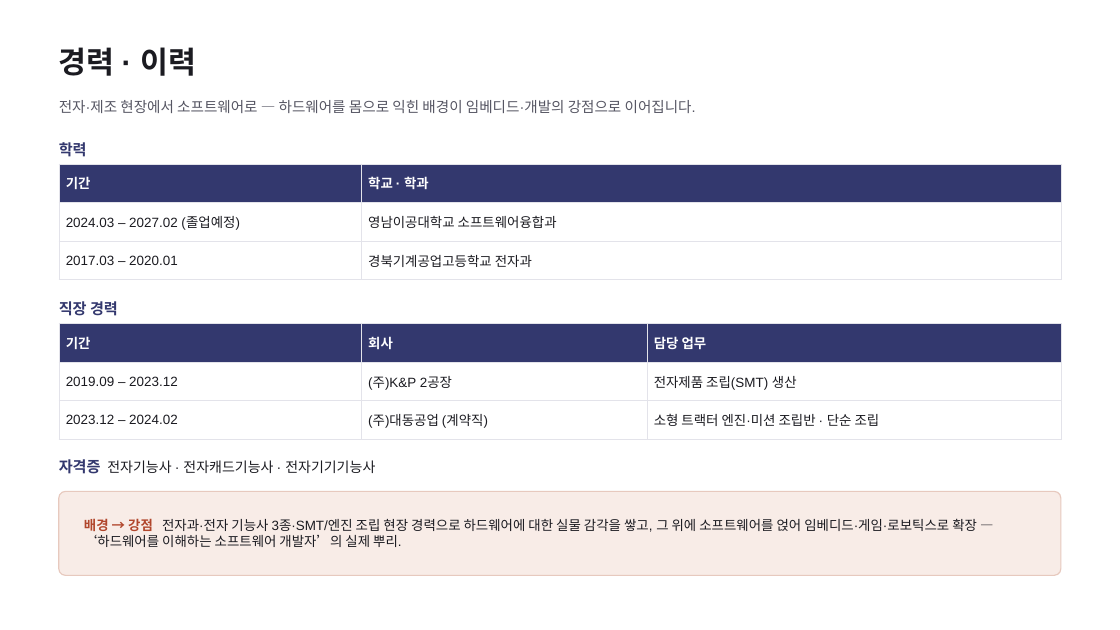
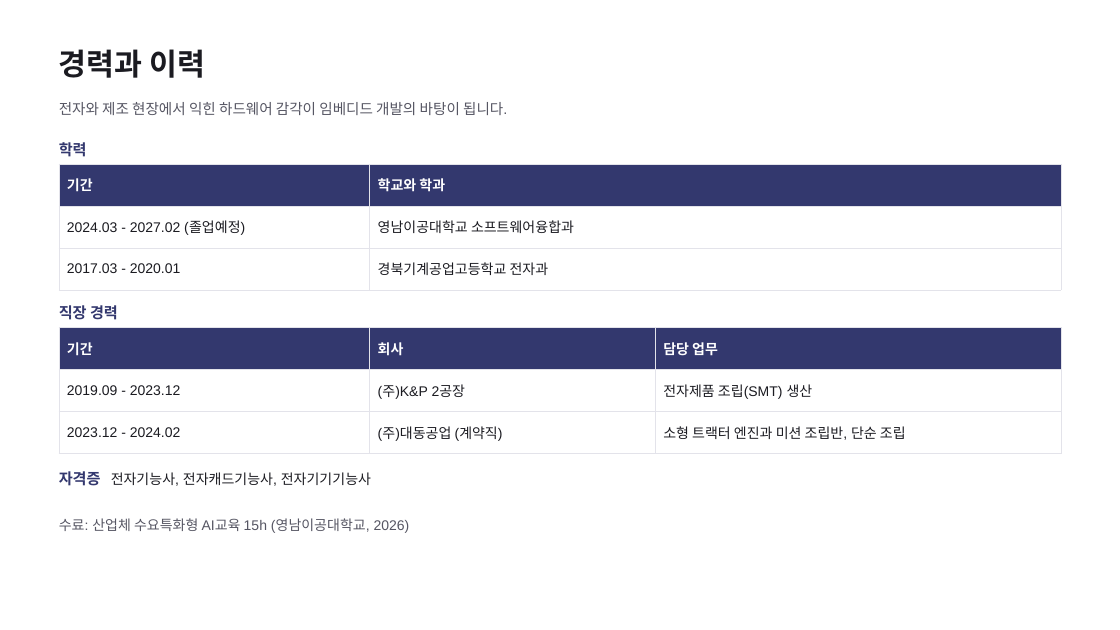
Before and after one commit to G0Sun9M0/portfolio, a slide deck: slide 8 of 고성모_포트폴리오_PPT.pptx (slide 10 before the commit). Drawn at 1120x630 pixels with LibreOffice and Linux fonts; fonts in the diff are those of the drawing. Boxes give left, top, right and bottom in pixels: in the first picture for what was removed or moved away, otherwise in the second. Text is boxed around its words. In the diff, an @@ line names an element or a change of style, - is before the commit and + after.

```diff
--- a/고성모_포트폴리오_PPT.pptx
+++ b/고성모_포트폴리오_PPT.pptx
@@ text at bbox=[59, 49, 205, 78]: text changed @@
-경력 · 이력
+경력과 이력
@@ text at bbox=[59, 102, 507, 115]: text changed @@
-전자·제조 현장에서 소프트웨어로 — 하드웨어를 몸으로 익힌 배경이 임베디드·개발의 강점으로 이어집니다.
+전자와 제조 현장에서 익힌 하드웨어 감각이 임베디드 개발의 바탕이 됩니다.
@@ table at bbox=[59, 164, 1061, 279] @@
-row 1, column 2: 학교 · 학과
+row 1, column 2: 학교와 학과
-row 2, column 1: 2024.03 – 2027.02 (졸업예정)
+row 2, column 1: 2024.03 - 2027.02 (졸업예정)
-row 3, column 1: 2017.03 – 2020.01
+row 3, column 1: 2017.03 - 2020.01
@@ size 11.5 to 12 pt in "기간", "영남이공대학교 소프트웨어융합과", "경북기계공업고등학교 전자과" @@
@@ text "직장 경력": place and size @@
-text "직장 경력" at bbox=[59, 301, 118, 316]
+text "직장 경력" at bbox=[59, 305, 118, 320]
@@ table at bbox=[59, 328, 1061, 445] @@
-row 2, column 1: 2019.09 – 2023.12
+row 2, column 1: 2019.09 - 2023.12
-row 3, column 1: 2023.12 – 2024.02
+row 3, column 1: 2023.12 - 2024.02
-row 3, column 3: 소형 트랙터 엔진·미션 조립반 · 단순 조립
+row 3, column 3: 소형 트랙터 엔진과 미션 조립반, 단순 조립
@@ size 11.5 to 12 pt in "기간", "회사", "담당 업무", "(주)K&P 2공장" and 2 more places @@
@@ table: place and size @@
-table at bbox=[59, 323, 1061, 432]
+table at bbox=[59, 328, 1061, 445]
@@ text at bbox=[59, 471, 371, 486]: text changed @@
-자격증 전자기능사 · 전자캐드기능사 · 전자기기기능사
+자격증 전자기능사, 전자캐드기능사, 전자기기기능사
@@ text "수료: 산업체 수요특화형 AI교육 15h ...": place and size @@
-text "수료: 산업체 수요특화형 AI교육 15h ..." at bbox=[59, 492, 1061, 576]
+text "수료: 산업체 수요특화형 AI교육 15h ..." at bbox=[59, 518, 410, 533]
@@ text "수료: 산업체 수요특화형 AI교육 15h ..." at bbox=[59, 518, 410, 533]: fill #F8ECE7 to none; outline #E7C9BE 1 pt to none @@
@@ text at bbox=[59, 518, 410, 533]: text added @@
+수료: 산업체 수요특화형 AI교육 15h (영남이공대학교, 2026)
@@ text removed at bbox=[84, 518, 977, 547] @@
-배경 → 강점 전자과·전자 기능사 3종·SMT/엔진 조립 현장 경력으로 하드웨어에 대한 실물 감각을 쌓고, 그 위에 소프트웨어를 얹어 임베디드·게임·로보틱스로 확장 — ‘하드웨어를 이해하는 소프트웨어 개발자’의 실제 뿌리.
```
Also in this commit, not shown: 5 other slides changed, 2 slides added, 5 slides removed, 1 other file.
